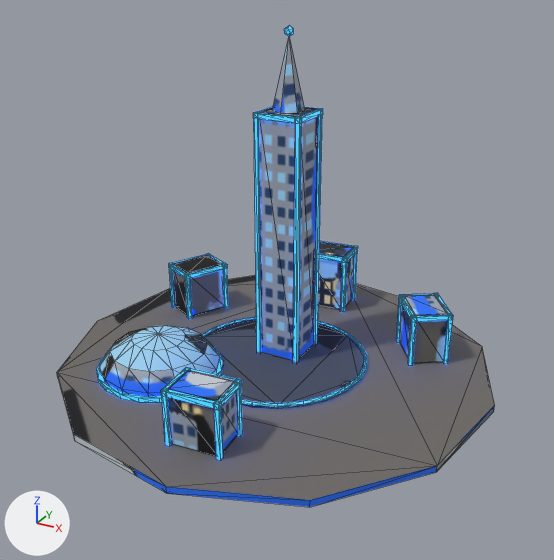
The glTF model game/assets/models/district_scifi_b_blue.glb, before and after one commit.
The view is the same before and after, from a camera (50 mm lens) standing at (1.094, -1.983, 1.295) and looking at (0.034, -0.055, 0.331). Lighting does not change. The marker at lower left points along +X, +Y and +Z. The first picture is the older version. Mesh edges are drawn as thin lines. Vertices at exactly the same position are counted once.

The older version as bpy lines, for what is in view:
```python
me_m = bpy.data.meshes.new('m')
me_m.from_pydata(...)  # 715 vertices, 1254 faces; spans x -0.716..0.716, y -0.716..0.716, z -0.118..1.076
# faces by material slot: [534, 720]
me_m.materials.append(mat_baked)  # picture img_bake
me_m.materials.append(mat_glow_neon_2673ff)  # blue #2673ff, glowing blue #2673ff
ob_district_scifi_b_blue = bpy.data.objects.new('district_scifi_b_blue', me_m)
ob_district_scifi_b_blue.location = (0.0, 0.0, 0.0)
```
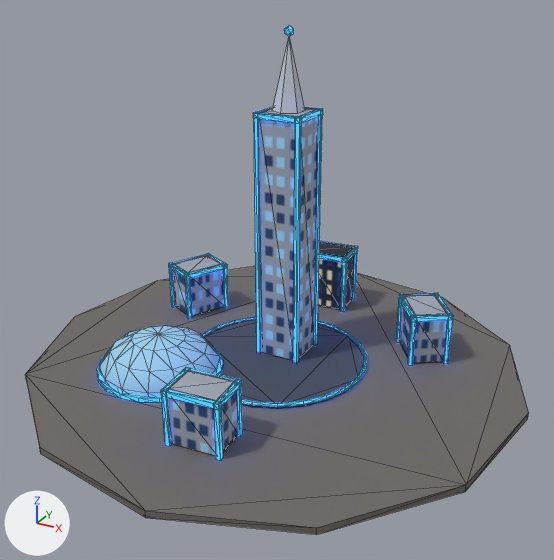
What the commit changed:
me_m is used by ob_district_scifi_b_blue; location (0.0, 0.0, 0.0).
me_m had 715 vertices, 1254 faces and spanned x -0.716..0.716, y -0.716..0.716, z -0.118..1.076.
me_m now has 715 vertices, 1254 faces and spans x -0.816..0.816, y -0.816..0.816, z -0.118..1.076.
me_m part 1: the loose piece of 24 vertices spanning x -0.716..0.716, y -0.716..0.716, z -0.01..0.012 is scaled about its middle by (1.14, 1.14, 1).
me_m part 2: 1252 kept faces spanning x -0.816..0.816, y -0.816..0.816, z -0.118..1.076 get new texture (UV) coordinates.

Location of each change, [x1, y1, x2, y2] in pixels of the pictures (554 x 560 px; the box of a moved part takes in the faces that stretch with it):
'district_scifi_b_blue', reshaped (15% wider): before [57, 26, 495, 507]; after [25, 26, 529, 535]
part 1 of me_m, moved or reshaped: before [57, 275, 495, 507]; after [25, 266, 529, 535]
part 2 of me_m, surface changed: before [57, 40, 495, 507]; after [25, 40, 529, 535]
